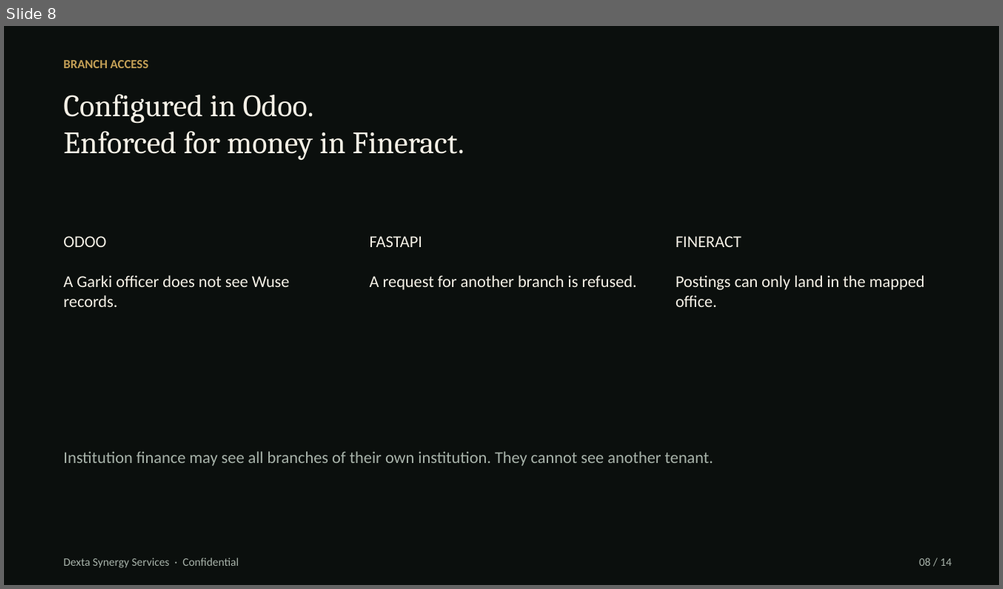
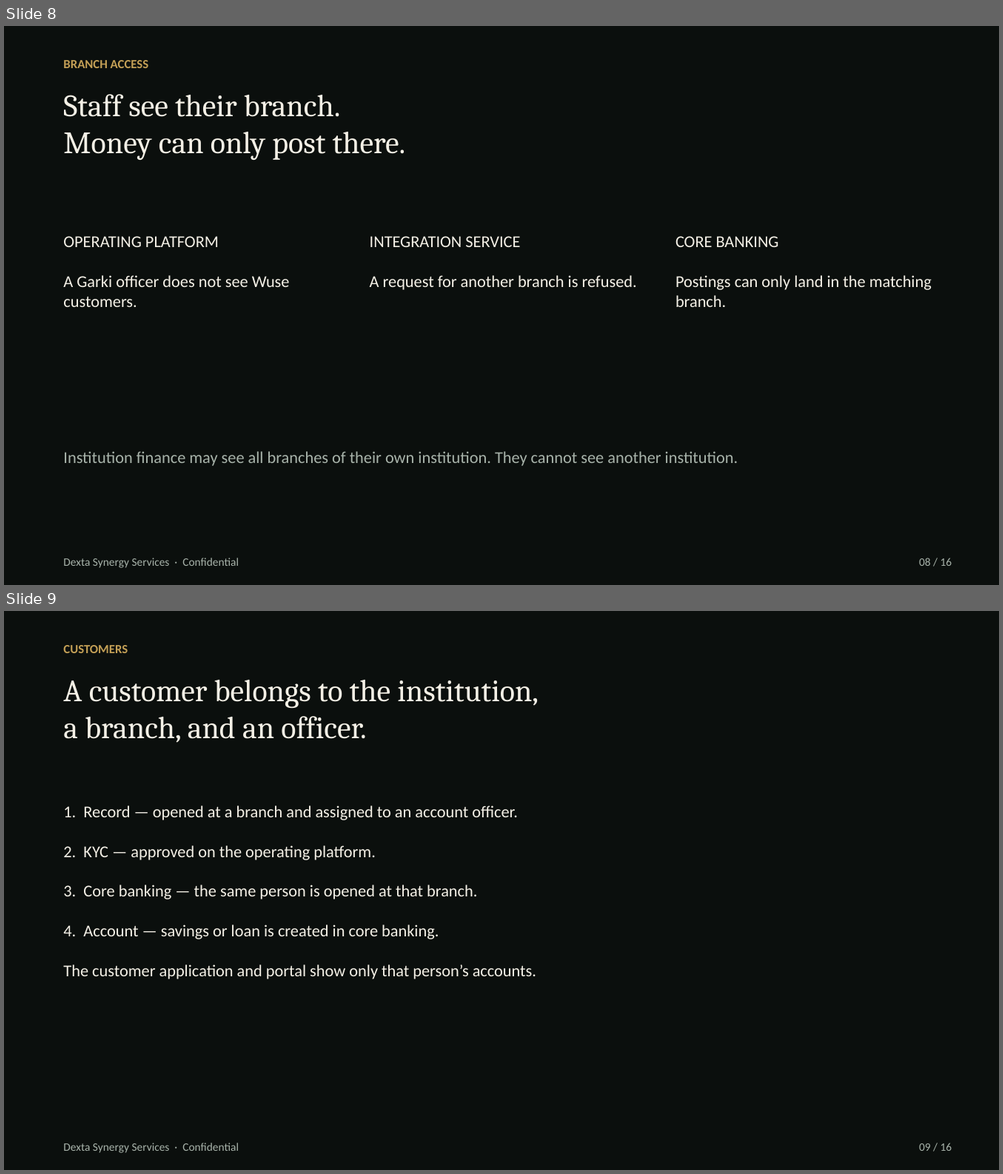
Before and after one commit to hanson1997/test, a slide deck: edfip-screening/architecture/EDFIP_Architecture_Dexta.pptx. Shown one above the other, each under a label of ours: slide 8 before the commit, slides 8 and 9 after it. The pictures are 1003x589 and 1003x1174 pixels, drawn with LibreOffice and Linux fonts; fonts in the diff are those of the drawing. Boxes give left, top, right and bottom in pixels: in the first picture for what was removed or moved away, otherwise in the second. Text is boxed around its words. In the diff, an @@ line names an element or a change of style, - is before the commit and + after.

```diff
--- a/edfip-screening/architecture/EDFIP_Architecture_Dexta.pptx
+++ b/edfip-screening/architecture/EDFIP_Architecture_Dexta.pptx
@@ slide 9 added at bbox=[4, 611, 999, 1170], background #FFFFFF @@
@@ rectangle added at bbox=[4, 611, 999, 1170], fill #0B0F0D @@
@@ text added at bbox=[63, 645, 128, 653], 12 pt, text #C4A056, bold @@
+CUSTOMERS
@@ text added at bbox=[63, 680, 538, 743], 30 pt, text #F4F0E6 @@
+A customer belongs to the institution,
+a branch, and an officer.
@@ text added at bbox=[63, 806, 536, 980], 16 pt, text #F4F0E6 @@
+1. Record — opened at a branch and assigned to an account officer.
+2. KYC — approved on the operating platform.
+3. Core banking — the same person is opened at that branch.
+4. Account — savings or loan is created in core banking.
+The customer application and portal show only that person’s accounts.
@@ text added at bbox=[63, 1143, 239, 1153], 11 pt, text #A8B3AA @@
+Dexta Synergy Services · Confidential
@@ text added at bbox=[919, 1143, 952, 1151], 11 pt, text #A8B3AA @@
+09 / 16
@@ slide 8 changed as well @@
@@ text at bbox=[63, 94, 406, 160]: text changed @@
-Configured in Odoo.
-Enforced for money in Fineract.
+Staff see their branch.
+Money can only post there.
@@ text at bbox=[63, 236, 290, 307]: text changed @@
-ODOO
-A Garki officer does not see Wuse records.
+OPERATING PLATFORM
+A Garki officer does not see Wuse customers.
@@ text at bbox=[370, 236, 637, 290]: text changed @@
-FASTAPI
-A request for another branch is refused.
+INTEGRATION SERVICE
+A request for another branch is refused.
@@ text at bbox=[675, 236, 931, 307]: text changed @@
-FINERACT
-Postings can only land in the mapped office.
+CORE BANKING
+Postings can only land in the matching branch.
@@ text at bbox=[63, 452, 738, 466]: text changed @@
-Institution finance may see all branches of their own institution. They cannot see another tenant.
+Institution finance may see all branches of their own institution. They cannot see another institution.
@@ text at bbox=[919, 558, 952, 566]: text changed @@
-08 / 14
+08 / 16
```
Also in this commit, not shown: 13 other slides changed, 1 other slide added, 5 other files.
